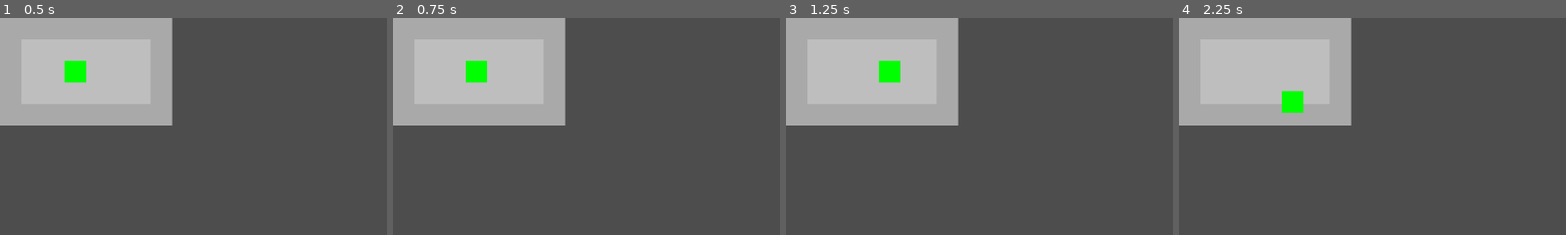
Above: before the commit, frames 1-4 (left to right).
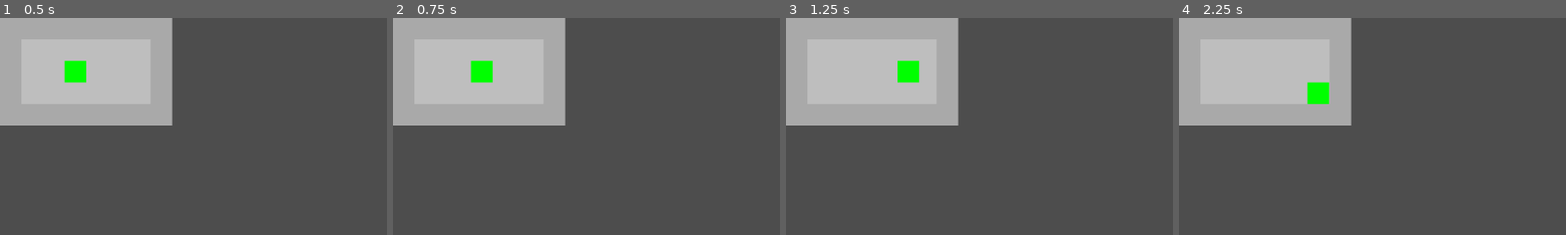
Above: after the commit, the same moments.

Repository: raultm/learn-godot
Game: Godot game, scene res://Level2DTopDown.tscn
Same seed, same stepped clock (60 frames per second), same inputs: the game is played once before the commit and once after it.
Inputs:
- Up to frame 1 (0.5 s): no input
- Up to frame 2 (0.75 s): tap Enter at 0.5 s; hold Right (ui_right) from 0.53 s (still down)
- Up to frame 3 (1.25 s): keep holding Right (ui_right)
- Up to frame 4 (2.25 s): release Right (ui_right) at 1.28 s; hold Down (ui_down) 1.28-2.03 s; hold Right (ui_right) from 2.03 s (still down)
The pictures show only the part of the screen within x 0-50%, y 0-50%; the shares and areas given below are measured in that part.

Frame 1 is identical in both runs. In frame 2, 0.3% of the frame differs, in the area x 18-26%, y 19-30%; in frame 3, 1.0%; in frame 4, 1.2%, in the area x 26-39%, y 29-44%.

Commit message:
feat: :sparkles: le añado fisica para que player no pueda pasar muros

Diff:
--- a/level_2d_top_down.gd
+++ b/level_2d_top_down.gd
@@ -4,7 +4,7 @@
 @export var tile_size : int = 32
 
 var grid := []
-var player := ColorRect.new()  # variable global para guardar el jugador
+var player : CharacterBody2D  # cambiar a CharacterBody2D
 
 func _ready():
 	if level_path == "":
@@ -45,11 +45,21 @@
 					spawn_player(world_pos)
 
 func spawn_wall(pos):
+	var body = StaticBody2D.new()
+	var collision = CollisionShape2D.new()
+	var shape = RectangleShape2D.new()
+	shape.size = Vector2(tile_size, tile_size)
+	collision.shape = shape
+	body.position = pos + Vector2(tile_size/2, tile_size/2)  # centro del tile
+	body.add_child(collision)
+
 	var rect = ColorRect.new()
 	rect.color = Color.DARK_GRAY
 	rect.size = Vector2(tile_size, tile_size)
-	rect.position = pos
-	add_child(rect)
+	rect.position = -Vector2(tile_size/2, tile_size/2)  # ajustar posición relativa
+	body.add_child(rect)
+
+	add_child(body)
 
 func spawn_floor(pos):
 	var rect = ColorRect.new()
@@ -59,9 +69,20 @@
 	add_child(rect)
 
 func spawn_player(pos):
-	player.color = Color.GREEN
-	player.size = Vector2(tile_size, tile_size)
-	player.position = pos
+	player = CharacterBody2D.new()
+	var collision = CollisionShape2D.new()
+	var shape = RectangleShape2D.new()
+	shape.size = Vector2(tile_size, tile_size)
+	collision.shape = shape
+	player.add_child(collision)
+
+	var rect = ColorRect.new()
+	rect.color = Color.GREEN
+	rect.size = Vector2(tile_size, tile_size)
+	rect.position = -Vector2(tile_size/2, tile_size/2)
+	player.add_child(rect)
+
+	player.position = pos + Vector2(tile_size/2, tile_size/2)
 	player.z_index = 10
 	add_child(player)
 
@@ -69,18 +90,20 @@
 	if player == null:
 		return  # todavía no se ha creado el jugador
 
-	var move = Vector2.ZERO
+	var velocity = Vector2.ZERO
 
 	# Movimiento simple con flechas
 	if Input.is_action_pressed("ui_up"):
-		move.y -= 1
+		velocity.y -= 1
 	if Input.is_action_pressed("ui_down"):
-		move.y += 1
+		velocity.y += 1
 	if Input.is_action_pressed("ui_left"):
-		move.x -= 1
+		velocity.x -= 1
 	if Input.is_action_pressed("ui_right"):
-		move.x += 1
+		velocity.x += 1
 
-	if move != Vector2.ZERO:
-		move = move.normalized() #* tile_size  # mover por tamaño de tile
-		player.position += move
+	if velocity != Vector2.ZERO:
+		velocity = velocity.normalized() * 100  # velocidad arbitraria, ajusta según necesites
+
+	player.velocity = velocity
+	player.move_and_slide()
